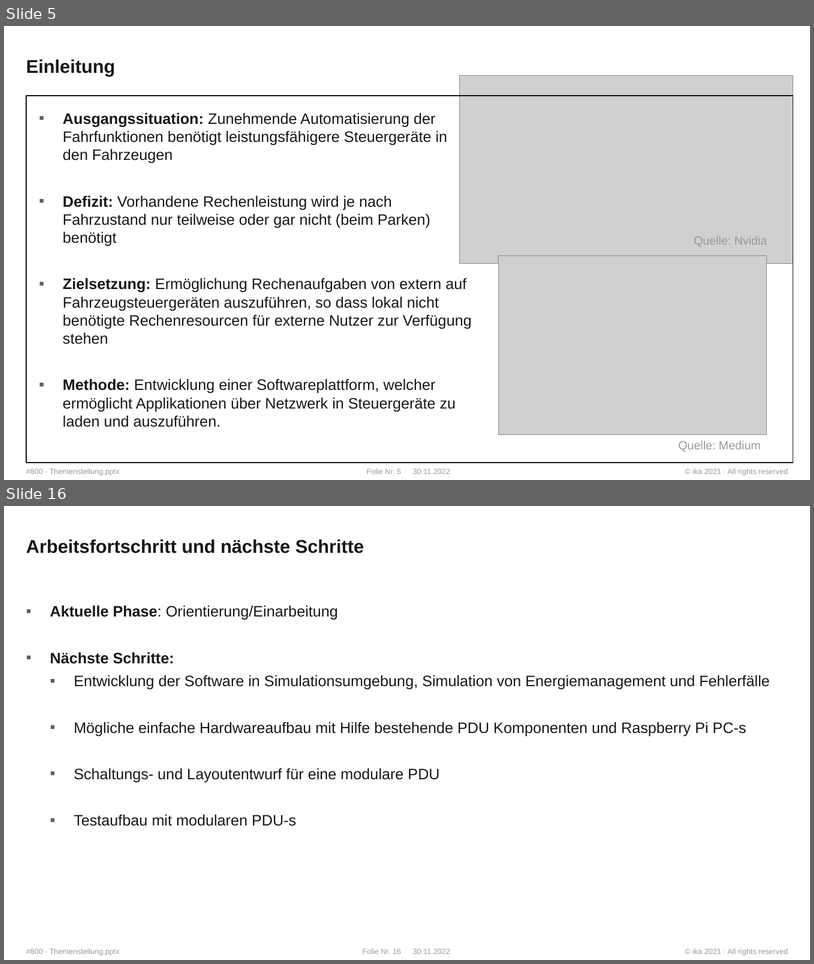
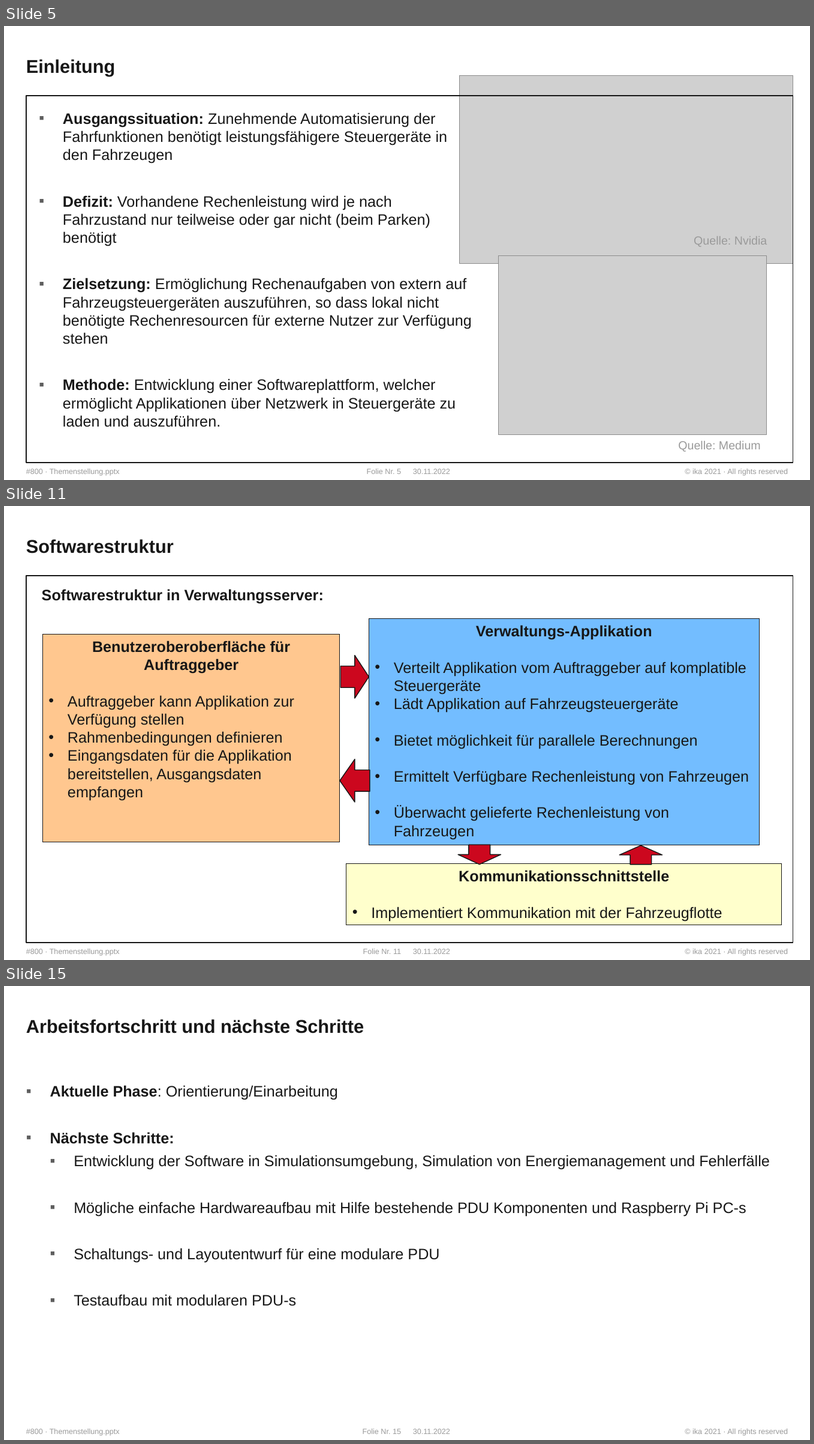
Before and after one commit to WhR4Ven/Diss_Dokument, a slide deck: Vortrag/Themenstellung.pptx. Shown one above the other, each under a label of ours: slides 5 and 16 before the commit, slides 5, 11 and 15 after it; the slides between them are not shown. The pictures are 814x964 and 814x1444 pixels, drawn with LibreOffice and Linux fonts; fonts in the diff are those of the drawing; grey boxes stand for pictures; background and template pictures are left out. Boxes give left, top, right and bottom in pixels: in the first picture for what was removed or moved away, otherwise in the second. Text is boxed around its words. In the diff, an @@ line names an element or a change of style, - is before the commit and + after.

```diff
--- a/Vortrag/Themenstellung.pptx
+++ b/Vortrag/Themenstellung.pptx
@@ slide 11 added at [4, 506, 810, 960], background #FFFFFF; not listed: 4 template elements that a slide beside it also shows @@
@@ title added at [26, 539, 174, 553], 22 pt, text #171717, bold @@
+Softwarestruktur
@@ rectangle added at [26, 576, 794, 942], outline #171717 1 pt @@
@@ text added at [42, 589, 324, 604], 18 pt, text #171717, bold @@
+Softwarestruktur in Verwaltungsserver:
@@ rectangle added at [369, 619, 760, 845], fill #73BDFF, outline #171717 0.75 pt, 18 pt, text #171717 @@
+Verwaltungs-Applikation
+• Verteilt Applikation vom Auftraggeber auf komplatible Steuergeräte
+• Lädt Applikation auf Fahrzeugsteuergeräte
+• Bietet möglichkeit für parallele Berechnungen
+• Ermittelt Verfügbare Rechenleistung von Fahrzeugen
+• Überwacht gelieferte Rechenleistung von Fahrzeugen
@@ rectangle added at [43, 634, 340, 842], fill #FFC78F, outline #171717 0.75 pt, 18 pt, text #171717 @@
+Benutzeroberoberfläche für Auftraggeber
+• Auftraggeber kann Applikation zur Verfügung stellen
+• Rahmenbedingungen definieren
+• Eingangsdaten für die Applikation bereitstellen, Ausgangsdaten empfangen
@@ down arrow added at [341, 655, 369, 699], fill #CC071E, outline #171717 1 pt @@
@@ down arrow added at [340, 759, 370, 802], fill #CC071E, outline #171717 1 pt @@
@@ down arrow added at [458, 845, 501, 864], fill #CC071E, outline #171717 1 pt @@
@@ down arrow added at [620, 846, 663, 864], fill #CC071E, outline #171717 1 pt @@
@@ rectangle added at [347, 864, 782, 925], fill #FFFFCC, outline #171717 0.75 pt, 18 pt, text #171717 @@
+Kommunikationsschnittstelle
+• Implementiert Kommunikation mit der Fahrzeugflotte
@@ what was slide 16 is now slide 15 @@
```
Also in this commit, not shown: 9 slides changed, 3 other slides added, 5 slides removed.
